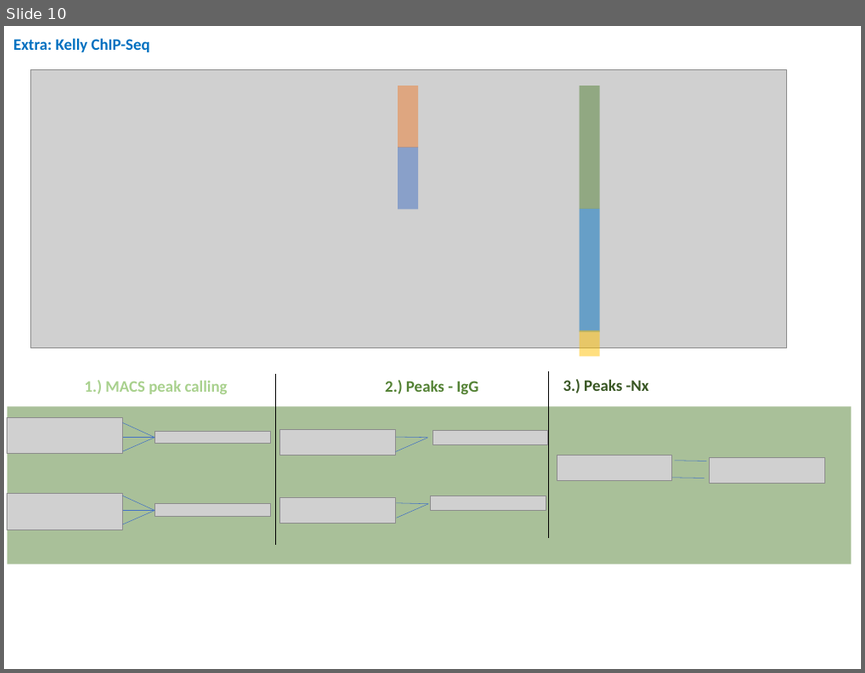
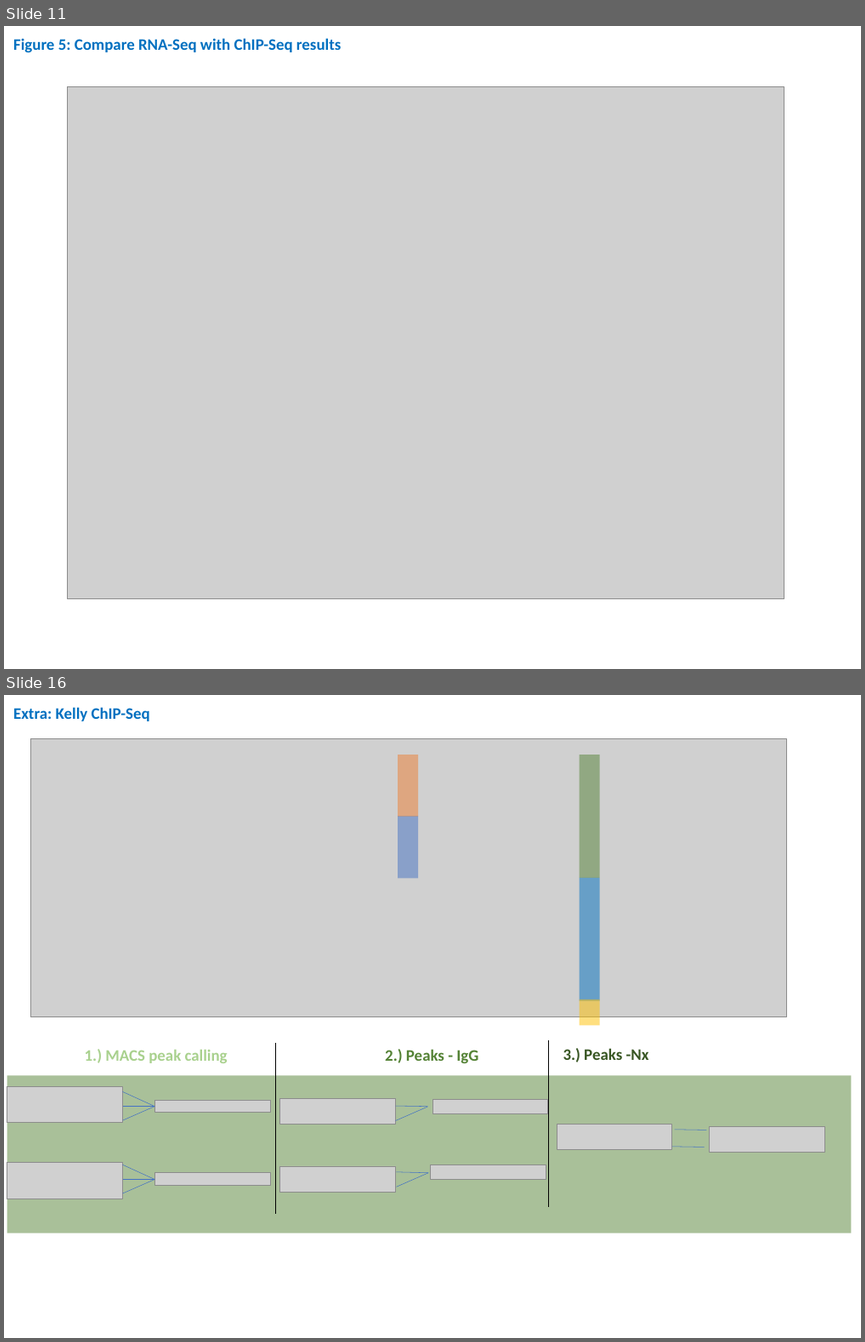
Before and after one commit to DNAborn/RNAseq_Kelly_Hx, a slide deck: 4_manuscript/Figures2.pptx. Shown one above the other, each under a label of ours: slide 10 before the commit, slides 11 and 16 after it; the slides between them are not shown. The pictures are 865x673 and 865x1342 pixels, drawn with LibreOffice and Linux fonts; fonts in the diff are those of the drawing; grey boxes stand for pictures. Boxes give left, top, right and bottom in pixels: in the first picture for what was removed or moved away, otherwise in the second. Text is boxed around its words. In the diff, an @@ line names an element or a change of style, - is before the commit and + after.

```diff
--- a/4_manuscript/Figures2.pptx
+++ b/4_manuscript/Figures2.pptx
@@ slide 11 added at [4,26,861,669], background #FFFFFF @@
@@ text added at [13,38,341,53], 18 pt, text #0070C0, bold @@
+Figure 5: Compare RNA-Seq with ChIP-Seq results
@@ picture added at [68,86,784,598] @@
@@ what was slide 10 is now slide 16 @@
```
Also in this commit, not shown: 2 slides changed, 6 other slides added, 1 slide removed.
